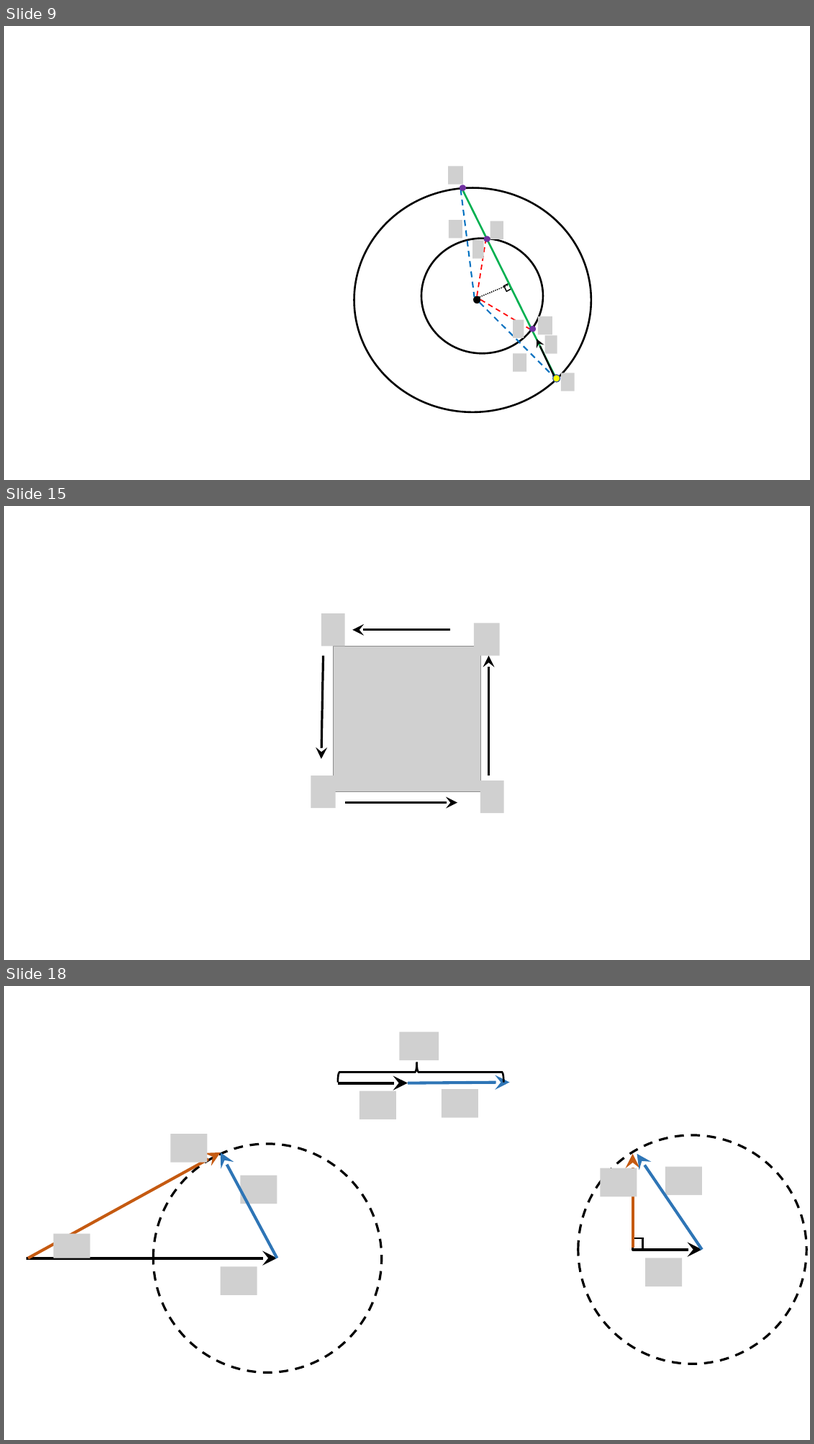
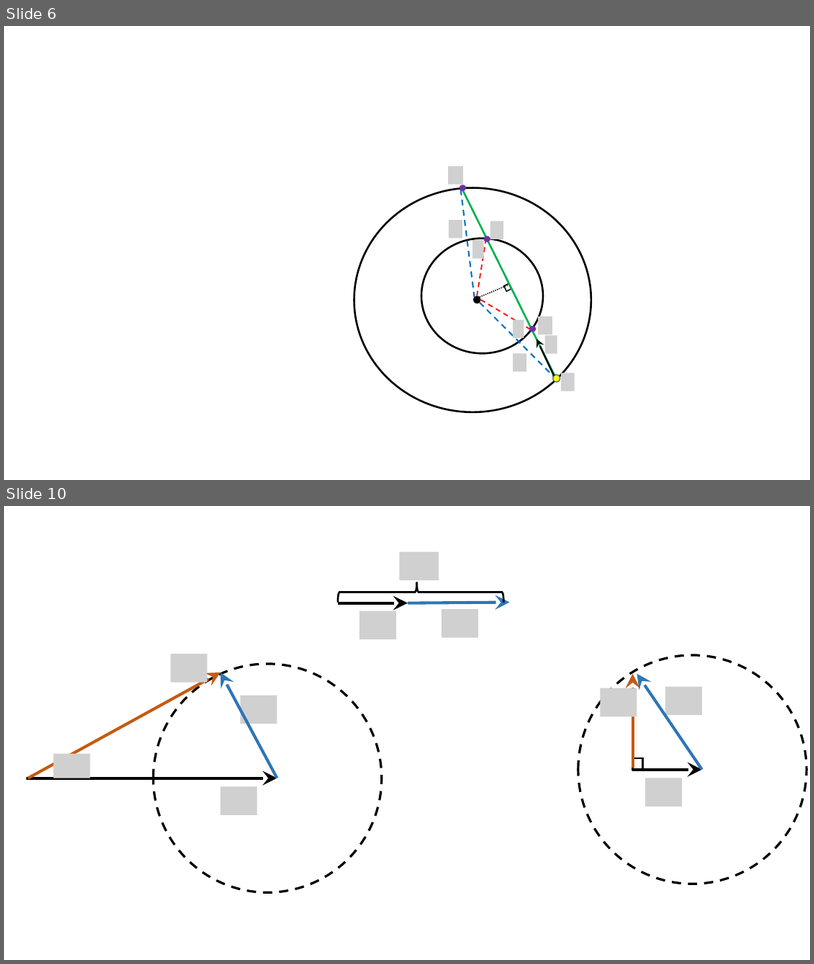
Before and after one commit to savchenko-physics/savchenko-physics.github.io, a slide deck: volunteer/Drawings.pptx. Shown one above the other, each under a label of ours: slides 9, 15 and 18 before the commit, slides 6 and 10 after it; the slides between them are not shown. The pictures are 814x1444 and 814x964 pixels, drawn with LibreOffice and Linux fonts; fonts in the diff are those of the drawing; grey boxes stand for pictures; background and template pictures are left out. Boxes give left, top, right and bottom in pixels: in the first picture for what was removed or moved away, otherwise in the second. Text is boxed around its words. In the diff, an @@ line names an element or a change of style, - is before the commit and + after.

```diff
--- a/volunteer/Drawings.pptx
+++ b/volunteer/Drawings.pptx
@@ slide 15 removed at <box>4,506,810,960</box>, background #FFFFFF @@
@@ picture removed at <box>322,614,345,646</box> @@
@@ arrow removed from (450, 630) to (352, 630) @@
@@ picture removed at <box>474,623,500,656</box> @@
@@ arrow removed from (324, 656) to (322, 759) @@
@@ picture removed at <box>333,646,481,792</box> @@
@@ arrow removed from (489, 775) to (489, 656) @@
@@ picture removed at <box>311,775,336,808</box> @@
@@ picture removed at <box>481,780,504,813</box> @@
@@ arrow removed from (346, 803) to (458, 803) @@
@@ what was slide 9 is now slide 6 @@
@@ what was slide 18 is now slide 10 @@
```
Also in this commit, not shown: 6 slides added, 13 other slides removed, 27 other files.
